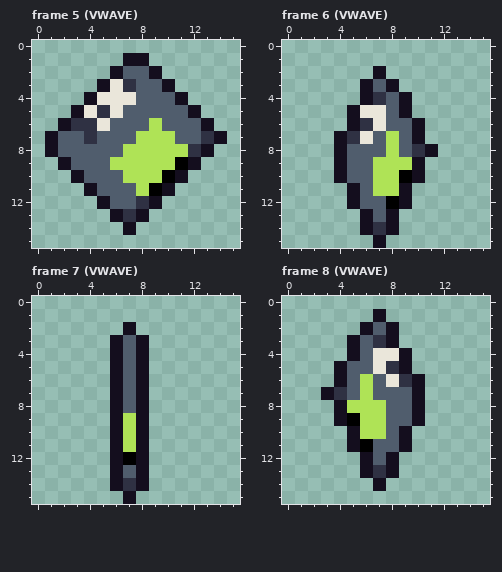
Two versions of one pixel-art file, WIP Assets/disk pickup.aseprite. The picture above was drawn from the file before the commit.
16x16 pixels, 32 frames. Shown: frame 5 (VWAVE), frame 6 (VWAVE), frame 7 (VWAVE), frame 8 (VWAVE). The commit also changed other frames, which this record leaves out.
New version:
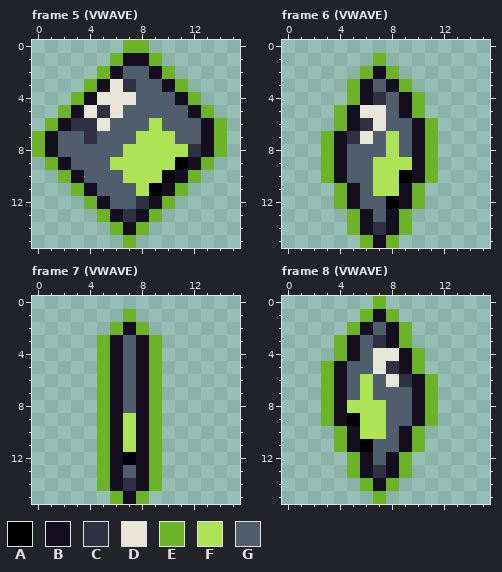
Palette (. is transparent): A #000000  B #140e1e  C #2f3143  D #eae6da  E #6cb328  F #afe356  G #505d6d
The commit says: added outline to disk pickups
The edit:
Frame 5 (VWAVE):
The author changed colour C to colour B in row 7 at x 13.
Colour E now appears in row 0 at x 7 to 8; in row 1 at x 6 and 9; in row 2 at x 5 and 10; in row 3 at x 4 and 11; in row 4 at x 3 and 12; in row 5 at x 2 and 13.
Colour E now appears in row 6 at x 1 and 14; in row 7 at x 0; in row 8 at x 0 and 14; in row 9 at x 1 and 13; in row 10 at x 2 and 12; in row 11 at x 3 and 11.
Colour E now appears in row 12 at x 4 and 10; in row 13 at x 5 and 9; in row 14 at x 6 and 8; in row 15 at x 7.
The author changed colour B to colour E in row 7 at x 14.
Frame 6 (VWAVE):
The author changed colour C to colour B in row 8 at x 10.
Colour E now appears in row 1 at x 7; in row 2 at x 6 and 8; in row 3 at x 5 and 9; in row 4 at x 5 and 10; in row 5 at x 4 and 10; in row 6 at x 4 and 11.
Colour E now appears in row 7 at x 3 and 11; in row 8 at x 3; in rows 9 to 10 at x 3 and 11; in rows 11 to 12 at x 4 and 10; in rows 13 to 14 at x 5 and 9; in row 15 at x 6 and 8.
The author changed colour B to colour E in row 8 at x 11.
Frame 7 (VWAVE):
Colour E now appears in row 1 at x 7; in row 2 at x 6 and 8; in rows 3 to 14 at x 5 and 9; in row 15 at x 6 and 8.
Frame 8 (VWAVE):
The author changed colour C to colour B in row 7 at x 4.
Colour E now appears in row 0 at x 7; in row 1 at x 6 and 8; in row 2 at x 5 and 9; in row 3 at x 4 and 9; in row 4 at x 4 and 10; in row 5 at x 3 and 10.
Colour E now appears in row 6 at x 3 and 11; in row 7 at x 11; in rows 8 to 9 at x 3 and 11; in rows 10 to 11 at x 4 and 10; in rows 12 to 13 at x 5 and 9; in row 14 at x 6 and 8.
Colour E now appears in row 15 at x 7.
The author changed colour B to colour E in row 7 at x 3.
Changed places in both pictures, as pixel boxes (x1, y1, x2, y2):
changed: (32, 40, 227, 248)
changed: (321, 53, 438, 248)
added: (97, 309, 162, 504)
changed: (321, 296, 438, 504)
